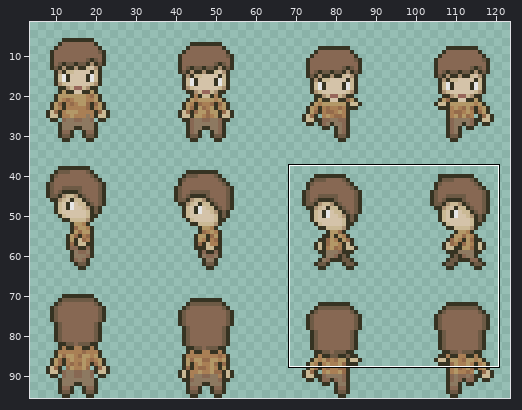
Pixel-art file: assets/01_characters/03_pnjs/georgeRochat.aseprite. The first picture is a wide view before the edit; the outline marks the close-up.
Close-up. Earlier state:
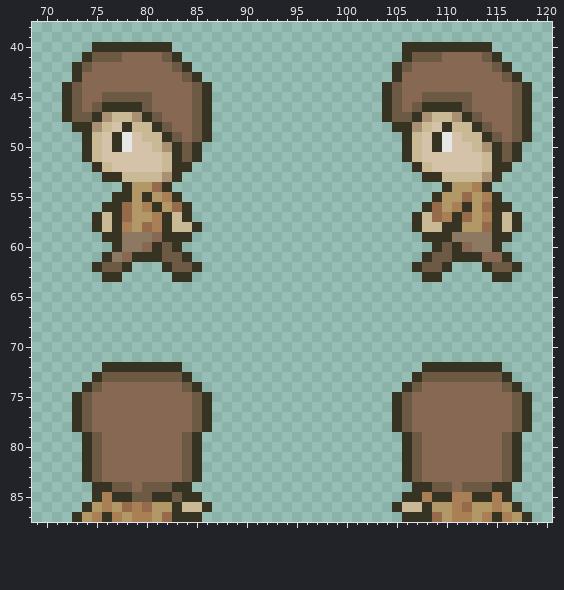
128x96 pixels, 1 frame. Shown: x 69..120, y 38..87. The wide view leaves out empty margins. The commit also changed other parts of the picture, which this record leaves out.
And afterwards:
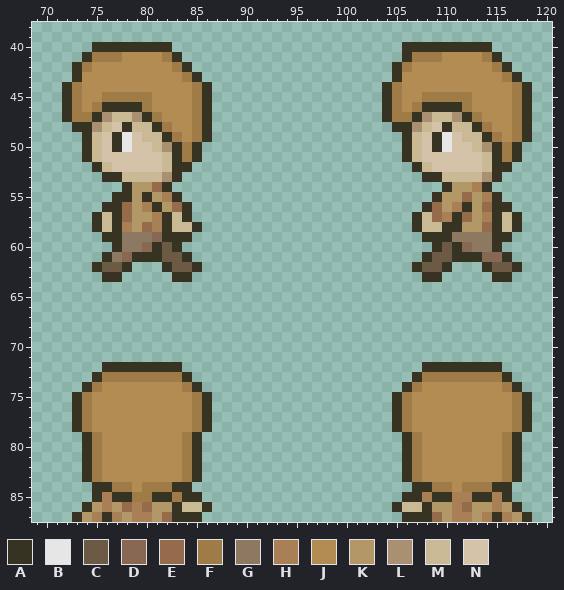
Palette (. is transparent): A #363322  B #e6e6e6  C #6d5a45  D #876853  E #956b4b  F #9f7c47  G #8d7961  H #a97f55  J #b28c52  K #b39867  L #aa9072  M #cab995  N #d4c3a9
From old to new:
y 41: x 75..82 CCCDDDDC -> FFFJJJJF; x 107..114 CCCDDDDC -> FFFJJJJF
y 42: x 74..83 CDDDDDDDDC -> FJJJJJJJJF; x 106..115 CDDDDDDDDC -> FJJJJJJJJF
y 43: x 74..84 DDDDDDDDDDC -> JJJJJJJJJJF; x 106..116 DDDDDDDDDDC -> JJJJJJJJJJF
y 44: x 73..85 CDDDDDDDDDDDC -> FJJJJJJJJJJJF; x 105..117 CDDDDDDDDDDDC -> FJJJJJJJJJJJF
y 45: x 73..85 CDDCCCCCDDDDC -> FJJFFFFFJJJJF; x 105..117 CDDCCCCCDDDDC -> FJJFFFFFJJJJF
y 46: x 73..75 CDC -> FJF; x 80..85 CDDDDC -> FJJJJF; x 105..107 CDC -> FJF; x 112..117 CDDDDC -> FJJJJF
y 47: x 73..74 CC -> FF; x 81..85 CDDDC -> FJJJF; x 105..106 CC -> FF; x 113..117 CDDDC -> FJJJF
y 48: x 82..85 CDDC -> FJJF; x 114..117 CDDC -> FJJF
y 49: x 83..85 CDC -> FJF; x 115..117 CDC -> FJF
y 50..51: x 84 C -> F; x 116 C -> F
y 73: x 76..83 CCCCCCCC -> FFFFFFFF; x 108..115 CCCCCCCC -> FFFFFFFF
y 74: x 75..84 CDDDDDDDDC -> FJJJJJJJJF; x 107..116 CDDDDDDDDC -> FJJJJJJJJF
y 75..78: x 74..85 CDDDDDDDDDDC -> FJJJJJJJJJJF; x 106..117 CDDDDDDDDDDC -> FJJJJJJJJJJF
y 79..83: x 75..84 CDDDDDDDDC -> FJJJJJJJJF; x 107..116 CDDDDDDDDC -> FJJJJJJJJF
y 84: x 77..82 CCDCCC -> FFJFFF; x 109..114 CCDCCC -> FFJFFF
y 85: x 79..80 CC -> FF; x 83 C -> F
